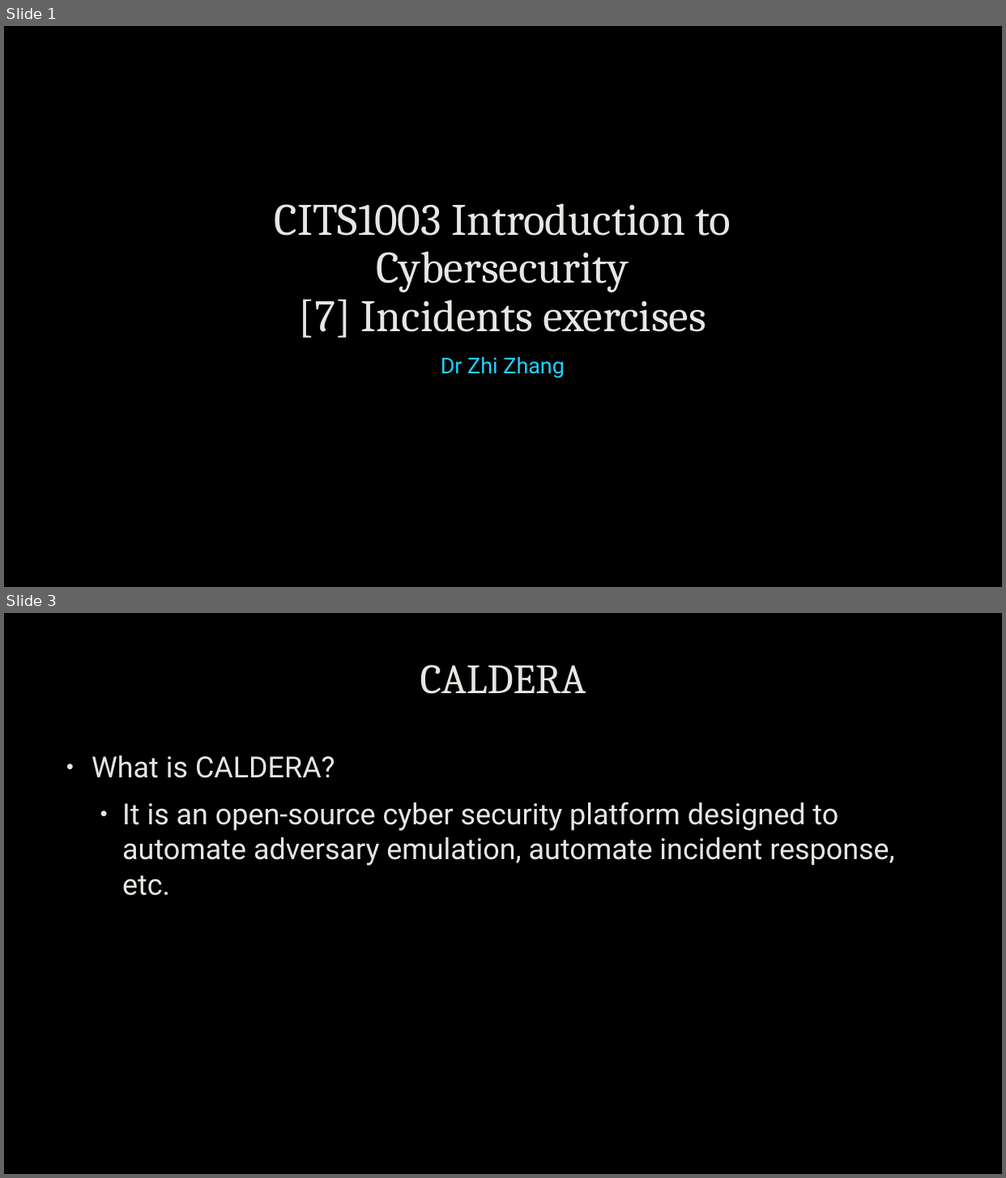
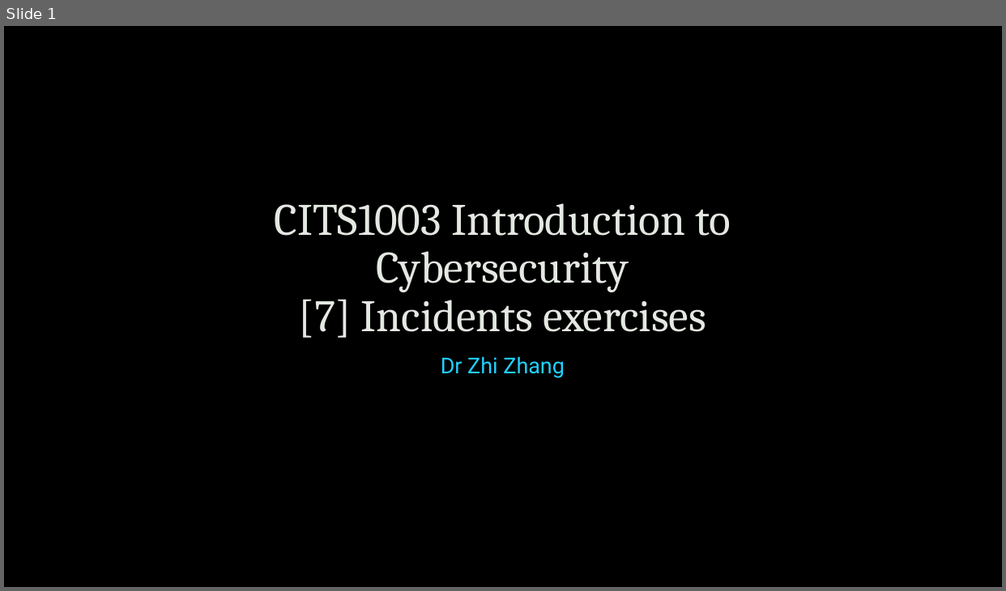
Before and after one commit to uwacyber/cits1003, a slide deck: cits1003-lecture_slides/CITS1003-7 Incidents-exercises.pptx. Shown one above the other, each under a label of ours: slides 1 and 3 before the commit, slide 1 after it; the slides between them are not shown. The pictures are 1006x1178 and 1006x591 pixels, drawn with LibreOffice and Linux fonts; fonts in the diff are those of the drawing; background and template pictures are left out. Boxes give left, top, right and bottom in pixels: in the first picture for what was removed or moved away, otherwise in the second. Text is boxed around its words. In the diff, an @@ line names an element or a change of style, - is before the commit and + after.

```diff
--- a/cits1003-lecture_slides/CITS1003-7 Incidents-exercises.pptx
+++ b/cits1003-lecture_slides/CITS1003-7 Incidents-exercises.pptx
@@ slide 3 removed at <box>4,613,1002,1174</box>, background picture (left out) @@
@@ title removed at <box>420,665,586,694</box> @@
-CALDERA
@@ text removed at <box>91,756,894,896</box> @@
-• What is CALDERA?
-  • It is an open-source cyber security platform designed to automate adversary emulation, automate incident response, etc.
```
Also in this commit, not shown: 17 slides changed, 10 slides added, 11 other slides removed.
